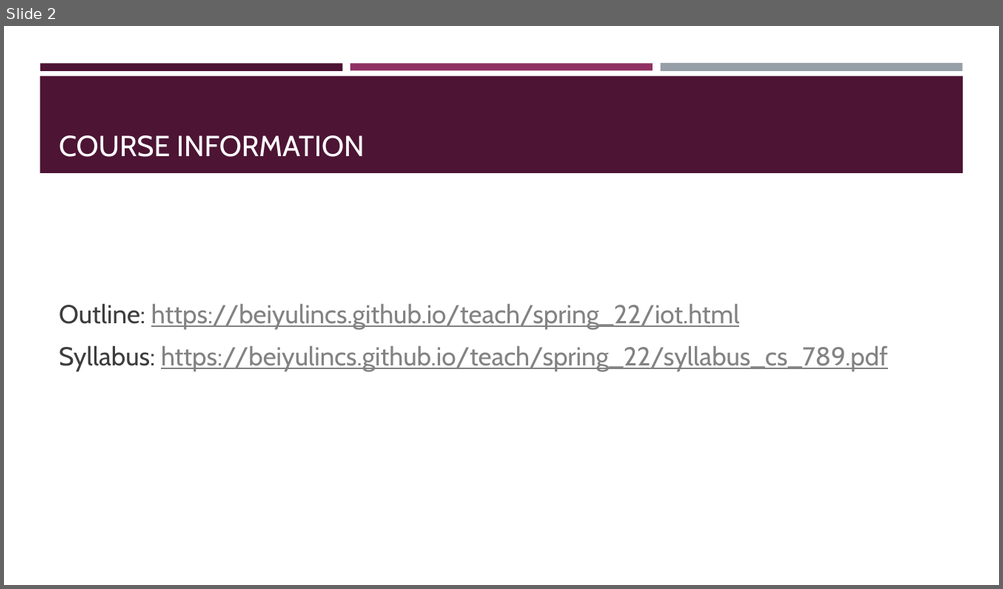
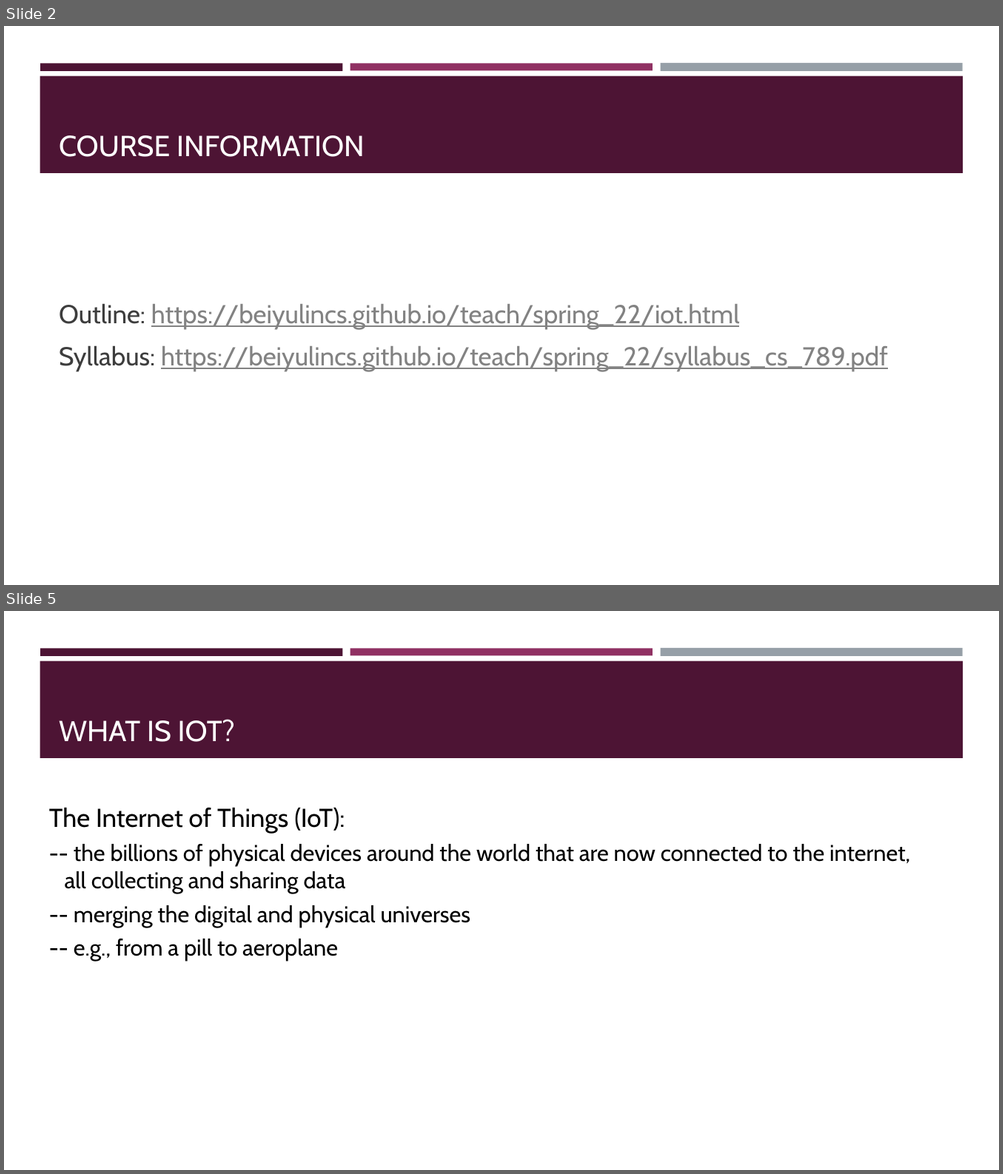
Before and after one commit to BeiyuLinCS/beiyulin.github.io, a slide deck: teach/fall_21/slides/ds_1.pptx. Shown one above the other, each under a label of ours: slide 2 before the commit, slides 2 and 5 after it; the slides between them are not shown. The pictures are 1003x589 and 1003x1174 pixels, drawn with LibreOffice and Linux fonts; fonts in the diff are those of the drawing. Boxes give left, top, right and bottom in pixels: in the first picture for what was removed or moved away, otherwise in the second. Text is boxed around its words. In the diff, an @@ line names an element or a change of style, - is before the commit and + after.

```diff
--- a/teach/fall_21/slides/ds_1.pptx
+++ b/teach/fall_21/slides/ds_1.pptx
@@ slide 5 added at box(4, 611, 999, 1170), background #FFFFFF; not listed: 4 template elements that a slide beside it also shows @@
@@ title added at box(59, 719, 235, 742), 28 pt, text #FFFFFF @@
+WHAT IS IOT?
@@ text added at box(49, 807, 910, 961), 22 pt, text #000000 @@
+The Internet of Things (IoT):
+-- the billions of physical devices around the world that are now connected to the internet,
+all collecting and sharing data
+-- merging the digital and physical universes
+-- e.g., from a pill to aeroplane
```
Also in this commit, not shown: 3 slides changed, 3 other slides added, 16 slides removed, 7 other files.
